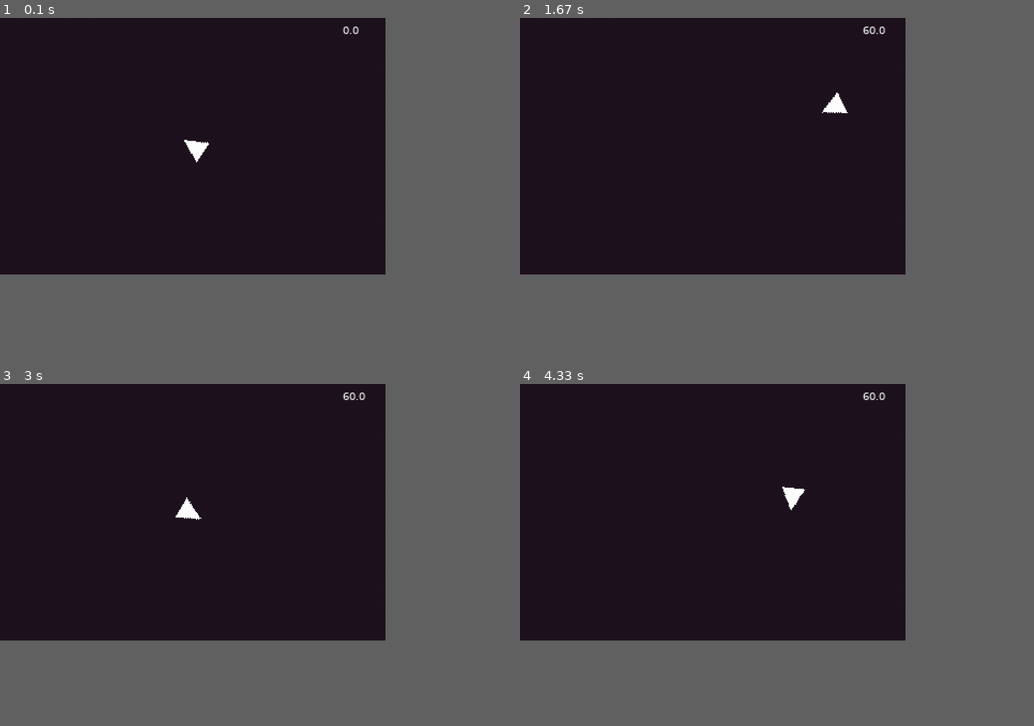
Above: before the commit, frames 1-4 (two rows, left to right).
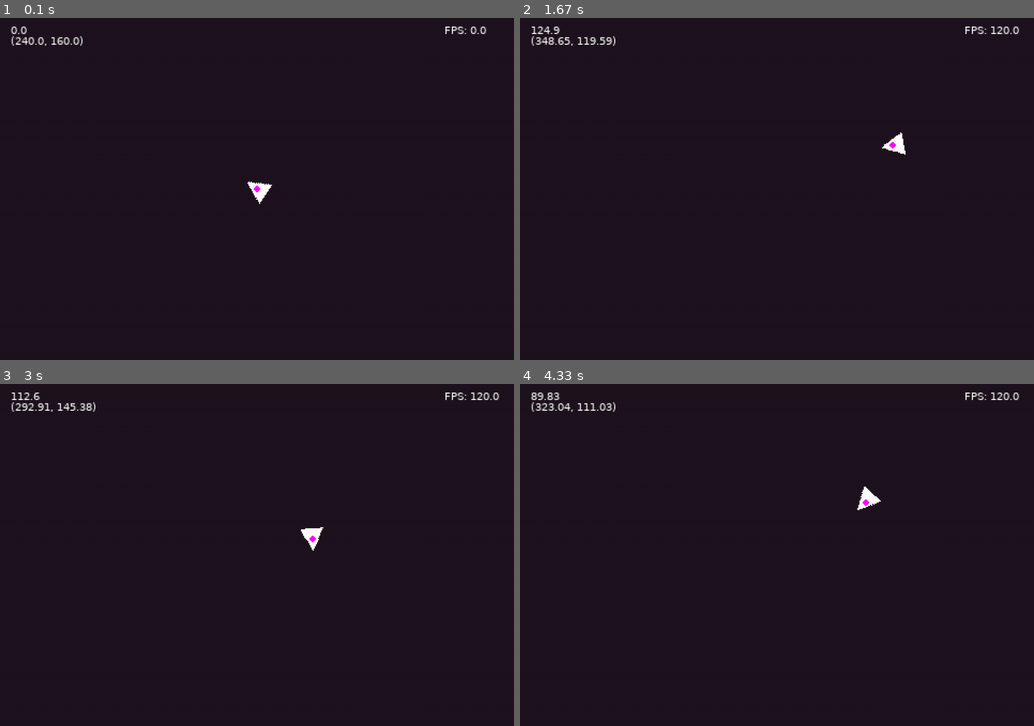
Above: after the commit, the same moments.

Repository: unnamedItem/pygame_projects
Game: pygame game, started from minigames/shooter_mouse/main.py
Two runs of this game, one before a commit and one after it. Both use one fixed random seed, a clock stepped at 60 frames per second and the inputs below.
Inputs (mouse positions are in pixels of both pictures, inside the frame that each line leads up to):
- Up to frame 1 (0.1 s): no input
- Up to frame 2 (1.67 s): hold D 0.33-0.8 s; move the mouse to (756, 202) at 0.37 s; hold W 0.83-1.13 s; move the mouse to (941, 178) at 0.87 s; hold D 1.17-1.63 s; move the mouse to (653, 192) at 1.2 s
- Up to frame 3 (3 s): hold A 1.67-2.2 s; move the mouse to (97, 503) at 1.7 s; hold S 2.23-2.53 s; move the mouse to (334, 435) at 2.27 s; hold A 2.57-2.97 s; move the mouse to (318, 585) at 2.6 s
- Up to frame 4 (4.33 s): hold W 3-3.37 s; move the mouse to (787, 438) at 3.03 s; hold D 3.4-4.03 s; move the mouse to (591, 544) at 3.43 s; hold S from 4.07 s (still down); move the mouse to (782, 589) at 4.1 s
In our replay, the window is 675x450 before the commit and 900x600 after it. These sizes can differ from the game's own. Grey fills any space a smaller window leaves; there, only what the larger window draws over its background counts as a difference.

The runs differ from the first frame. In frame 1, 0.7% of the frame differs, in the area x 2-95%, y 2-55%; in frame 2, 0.8%; in frame 3, 0.8%; in frame 4, 0.8%, in the area x 2-98%, y 2-37%.

Commit message:
physics and sprites

Diff:
--- a/minigames/shooter_mouse/constants.py
+++ b/minigames/shooter_mouse/constants.py
@@ -1,6 +1,14 @@
+# GAME CONSTANTS
 GAME_NAME = 'Sooter Sticks'
-DISPLAY_SIZE = (360, 240)
+DISPLAY_SIZE = (480, 320)
 DEFAULT_BPP = 16
+FPS_LIMIT = 144
 
+# PLAYER CONSTANTS
 PLAYER_POINTS = [(0,0), (20,0), (10, 20)]
 PLAYER_COLOR = (255, 255, 255)
+PLAYER_MAX_SPEED = 180
+PLAYER_ACC = 360
+
+# PYSICHS
+FRICTION = -2
--- a/minigames/shooter_mouse/main.py
+++ b/minigames/shooter_mouse/main.py
@@ -3,7 +3,7 @@
 from pygame.locals import *
 from pygame import Vector2
 
-from player import Player
+from sprites import Player
 from constants import *
 
 
@@ -38,16 +38,10 @@
             K_p: 0,
             KEYUP: 0,
             KEYDOWN: 0,
-            K_w: 0,
-            K_s: 0,
-            K_d: 0,
-            K_a: 0,
         }
 
         # Player data ------------------------------------- #
-        self.player = Player()
-        self.posx = 180
-        self.posy = 120
+        self.player = Player(self.scale, self.display_size / 2)
 
 
     # Run Game ---------------------------------- #
@@ -78,18 +72,6 @@
                 if event.key == K_p:
                     self.keys[K_p] = 1
 
-                if event.key == K_w:
-                    self.keys[K_s] = 1
-
-                if event.key == K_s:
-                    self.keys[K_w] = 1
-
-                if event.key == K_d:
-                    self.keys[K_d] = 1
-
-                if event.key == K_a:
-                    self.keys[K_a] = 1
-
             if event.type == KEYUP:
                 self.keys[KEYDOWN] = 0
                 self.keys[KEYUP] = 1
@@ -100,18 +82,6 @@
                 if event.key == K_p:
                     self.keys[K_p] = 0
 
-                if event.key == K_w:
-                    self.keys[K_s] = 0
-
-                if event.key == K_s:
-                    self.keys[K_w] = 0
-
-                if event.key == K_d:
-                    self.keys[K_d] = 0
-
-                if event.key == K_a:
-                    self.keys[K_a] = 0
-
 
     # Update Game ------------------------------- #
     def update(self, dt) -> None:
@@ -121,22 +91,8 @@
             self.fps_show = not self.fps_show
             self.fps_changed = True
 
-        if self.keys[KEYUP]:
-            self.fps_changed = False
+        self.player.update(dt, (mx, my))
 
-        if self.keys[K_w]:
-            self.posy += dt * 120
-
-        if self.keys[K_s]:
-            self.posy -= dt * 120
-
-        if self.keys[K_d]:
-            self.posx += dt * 120
-
-        if self.keys[K_a]:
-            self.posx -= dt * 120
-
-        self.player.update((self.posx, self.posy), (mx, my))
         self.fps_update()
 
 
@@ -148,7 +104,7 @@
         layer0 = pygame.Surface(self.display.get_size(), SRCALPHA)
         self.fps_render(layer0)
 
-        self.player.draw(layer0)
+        self.player.draw(layer0, self.font)
 
         # Blit Layers -------------------------------- #
         self.display.blit(layer0, Vector2())
@@ -165,7 +121,7 @@
 
     # Delta Time -------------------------------- #
     def delta_time(self) -> float:
-        self.main_clock.tick(0)
+        self.main_clock.tick(FPS_LIMIT)
         self.fps = self.main_clock.get_fps()
         dt = time.time() - self.last_time
         self.last_time = time.time()
@@ -174,7 +130,7 @@
 
     # Fps Update -------------------------------- #
     def fps_update(self) -> None:
-        fps_str = str(round(self.fps, 2))
+        fps_str = 'FPS: ' + str(round(self.fps, 2))
         text = self.font.render(fps_str, True, (255, 255, 255))
         self.fps_display = text
 
@@ -182,7 +138,7 @@
     # Fps Render -------------------------------- #
     def fps_render(self, layer: pygame.surface.Surface) -> None:
         if self.fps_show:
-            layer.blit(self.fps_display, (self.display_size[0] - 40, 5))
+            layer.blit(self.fps_display, (self.display_size[0] - 65, 5))
 
 
 Game(GAME_NAME).run()
--- a/minigames/shooter_mouse/player.py
+++ /dev/null
@@ -1,27 +0,0 @@
-import pygame
-
-from constants import PLAYER_POINTS, PLAYER_COLOR
-from utils import angle_line
-
-class Player():
-    def __init__(self) -> None:
-        self.scale = 2
-        self.posx = 0
-        self.posy = 0
-        self.angle = 0
-        self.img = pygame.Surface((22, 22))
-        self.img.set_colorkey((0,0,0))
-        pygame.draw.polygon(self.img, PLAYER_COLOR, PLAYER_POINTS)
-
-
-    def update(self, offset: tuple, pointer: tuple) -> None:
-        angle = angle_line(pygame.Vector2(offset) * self.scale, pointer)
-
-        self.posx = offset[0]
-        self.posy = offset[1]
-        self.angle = angle
-
-
-    def draw(self, surface: pygame.surface.Surface) -> None:
-        img_copy = pygame.transform.rotate(self.img, (self.angle - 90) * -1)
-        surface.blit(img_copy, (self.posx - int(img_copy.get_width() / 2), self.posy - int(img_copy.get_height() / 2)))
--- /dev/null
+++ b/minigames/shooter_mouse/sprites.py
@@ -0,0 +1,73 @@
+import pygame
+from pygame import Vector2
+
+
+from constants import PLAYER_POINTS, PLAYER_COLOR, PLAYER_ACC, PLAYER_MAX_SPEED, FRICTION, DISPLAY_SIZE
+from utils import angle_line
+
+vec = Vector2
+
+
+class Player(pygame.sprite.Sprite):
+    def __init__(self, scale: int, init_pos: Vector2) -> None:
+        pygame.sprite.Sprite.__init__(self)
+        self.scale = scale
+
+        self.pos = init_pos
+        self.vel = vec(0,0)
+        self.acc = vec(0,0)
+        self.var_acc = PLAYER_ACC
+        self.max_vel = PLAYER_MAX_SPEED
+        self.angle = 0
+
+        self.image = pygame.Surface((21, 21))
+        self.image.set_colorkey((0,0,0))
+        pygame.draw.polygon(self.image, PLAYER_COLOR, PLAYER_POINTS)
+
+
+    def update(self, dt: float, pointer: tuple) -> None:
+        self.acc = vec(0,0)
+
+        if self.vel.length_squared() < 0.1 * dt:
+            self.vel = vec(0,0)
+
+        keys_pressed = pygame.key.get_pressed()
+        if keys_pressed[pygame.K_w]:
+            self.acc = (self.acc - (vec(0, 1) * self.var_acc))
+        if keys_pressed[pygame.K_d]:
+            self.acc = (self.acc + vec(1, 0) * self.var_acc)
+        if keys_pressed[pygame.K_s]:
+            self.acc = (self.acc + vec(0, 1) * self.var_acc)
+        if keys_pressed[pygame.K_a]:
+            self.acc = (self.acc - vec(1, 0) * self.var_acc)
+
+        if self.vel.length_squared() > self.max_vel ** 2:
+            self.vel = self.vel.normalize() * self.max_vel
+
+        if self.pos[0] > DISPLAY_SIZE[0]:
+            self.pos[0] = DISPLAY_SIZE[0]
+        if self.pos[0] < 0:
+            self.pos[0] = 0
+        if self.pos[1] > DISPLAY_SIZE[1]:
+            self.pos[1] = DISPLAY_SIZE[1]
+        if self.pos[1] < 0:
+            self.pos[1] = 0
+
+        self.acc += self.vel * FRICTION
+
+        self.vel += self.acc * dt
+        self.pos += (self.vel + 0.5 * (self.acc * dt)) * dt
+        self.angle = angle_line(self.pos * self.scale, pointer)
+
+
+    def draw(self, surface: pygame.surface.Surface, font: pygame.font.Font) -> None:
+        vel = str(round(self.vel.magnitude(), 2))
+        pos = '(' + str((round(self.pos[0], 2))) + ', ' + str((round(self.pos[1], 2))) + ')'
+        text_vel = font.render(vel, True, (255, 255, 255))
+        text_pos = font.render(pos, True, (255, 255, 255))
+        surface.blit(text_vel, (10, 5))
+        surface.blit(text_pos, (10, 15))
+
+        img_copy = pygame.transform.rotate(self.image, (self.angle - 90) * -1)
+        surface.blit(img_copy, self.pos - (vec(img_copy.get_size()) / 2))
+        pygame.draw.circle(surface, (255, 0, 255), self.pos, 3)
